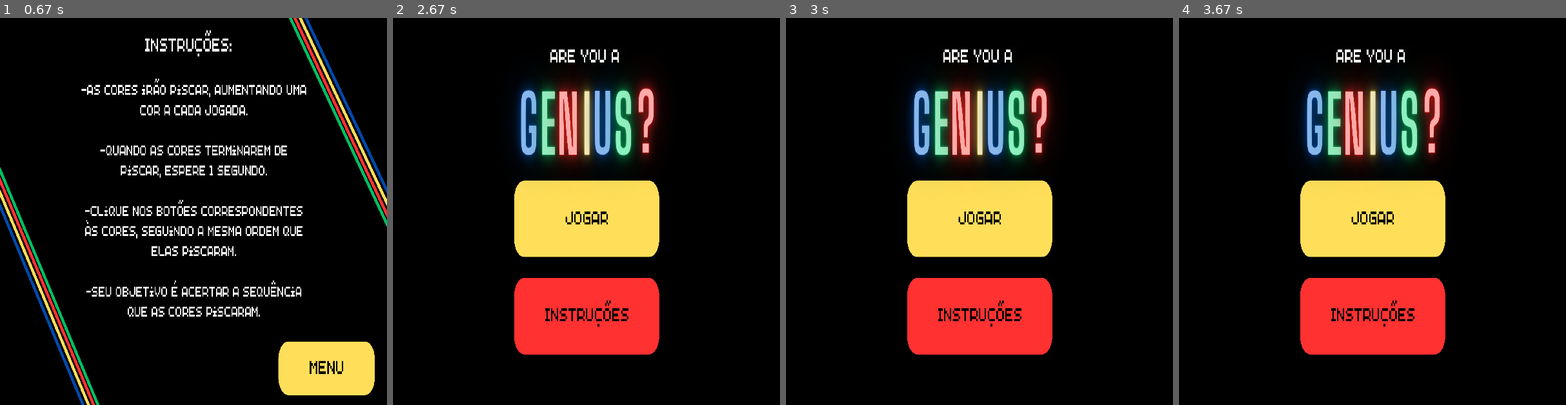
Above: before the commit, frames 1-4 (left to right).
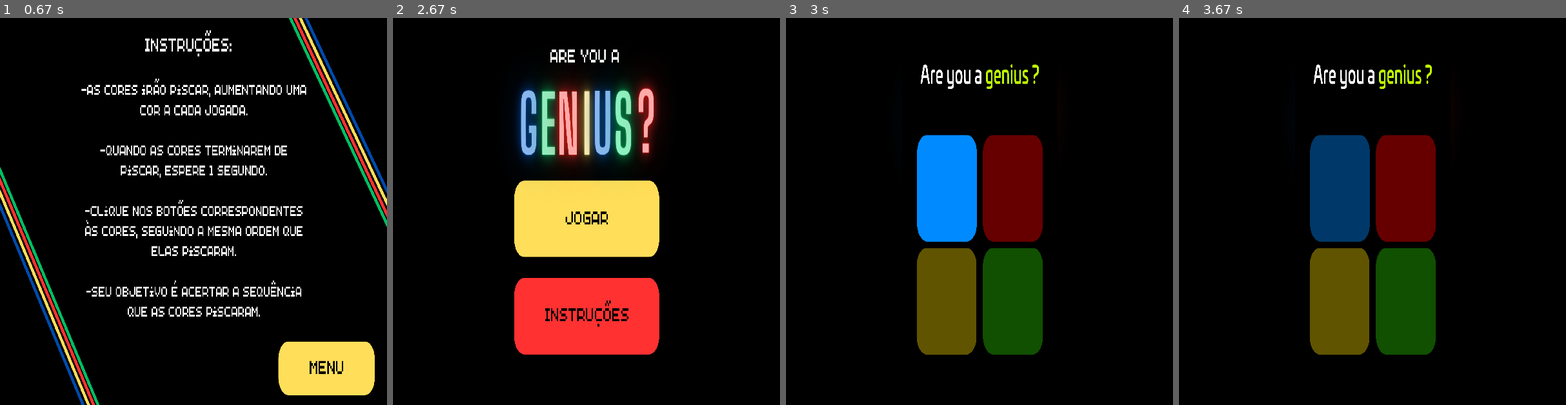
Above: after the commit, the same moments.

Repository: lrblinder/PYGAME
Game: pygame game, started from jogo_oficial.py
The game is run twice, just before and just after one commit, with the same random seed, the same clock (stepped at 60 frames per second) and the same inputs.
Inputs (mouse positions are in pixels of both pictures, inside the frame that each line leads up to):
- Up to frame 1 (0.67 s): press the mouse at (193, 315) at 0.37 s; move the mouse to (197, 319) at 0.47 s; release the mouse at (205, 327) at 0.6 s
- Up to frame 2 (2.67 s): press the mouse at (718, 366) at 0.7 s; move the mouse to (586, 242) at 0.8 s; release the mouse at (454, 118) at 0.93 s
- Up to frame 3 (3 s): no input
- Up to frame 4 (3.67 s): no input

Frames 1-2 are identical in both runs. In frame 3, 26% of the frame differs, in the area x 31-70%, y 8-87%; in frame 4, 26%.

Commit message:
novo commit

Diff:
--- a/jogo_oficial.py
+++ b/jogo_oficial.py
@@ -127,3 +127,30 @@
         if cores_escolhidas == len(lista_cores_aleatorias): #verifica se está na hora de sortear uma cor nova
             numero = random.randint(0, 3) #sorteia uma cor aleatória
             lista_cores_aleatorias.append(numero) #adiciona o número correspondente à cor aleatória na lista
+            #LOOP QUE FAZ AS CORES PISCAREM (percorre a lista de cores aleatórias e corresponde cada número da lista a uma cor, inserindo uma nova tela)
+            for cor in lista_cores_aleatorias:
+                if cor == 0:
+                    pisca_cor(azul_ligado)
+                elif cor == 1:
+                    pisca_cor(vermelho_ligado)
+                elif cor == 2:
+                    pisca_cor(amarelo_ligado)
+                elif cor == 3:
+                    pisca_cor(verde_ligado)
+
+                pygame.display.update()
+                time.sleep(0.8)
+                window.blit(tela_normal, (0, 0))
+                pygame.display.update()
+                time.sleep(0.8)
+
+            jogando = True
+            #LOOP DA JOGADA DO JOGADOR
+            while jogando:
+                for event in pygame.event.get():
+                    if event.type == pygame.QUIT:
+                        pygame.quit()
+                        quit()
+
+                mouse = pygame.mouse.get_pos() #inicializa mouse
+                click = pygame.mouse.get_pressed() #inicializa click
